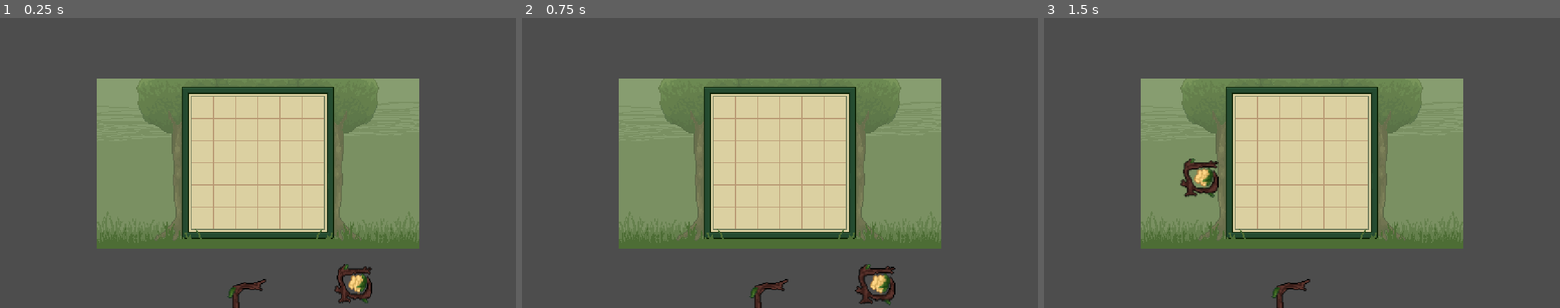
Above: before the commit, frames 1-3 (left to right).
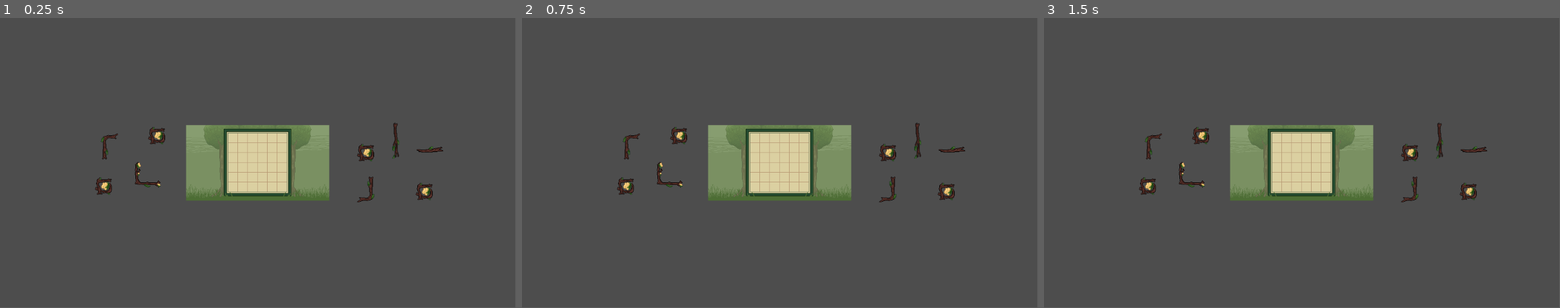
Above: after the commit, the same moments.

Repository: AlexReidNZ/Into-The-Pixie-Kingdom
Game: Godot game, scene res://Scenes/Puzzle/puzzle.tscn
Same seed, same stepped clock (60 frames per second), same inputs: the game is played once before the commit and once after it.
Inputs (mouse positions are in pixels of both pictures, inside the frame that each line leads up to):
- Up to frame 1 (0.25 s): no input
- Up to frame 2 (0.75 s): tap Enter (ui_accept) at 0.5 s; move the mouse to (872, 284) at 0.52 s; press the mouse at (872, 284) at 0.53 s; hold Right (move_right) from 0.53 s (still down)
- Up to frame 3 (1.5 s): keep holding Right (move_right); tap Space (jump) at 0.77 s; tap Enter (ui_accept) at 1.25 s; move the mouse to (1198, 177) at 1.27 s; release the mouse at (1198, 177) at 1.28 s; tap R (rotate puzzle piece) at 1.35 s
In our replay, the window is 800x450 before the commit and 799x449 after it. These sizes can differ from the game's own. Grey fills any space a smaller window leaves; there, only what the larger window draws over its background counts as a difference.

The runs differ from the first frame. In frame 1, 36% of the frame differs, in the area x 18-86%, y 20-100%; in frame 2, 36%; in frame 3, 35%.

Commit message:
chore: set window size

Diff:
--- a/project.godot
+++ b/project.godot
@@ -23,12 +23,7 @@
 
 [display]
 
-window/size/viewport_width=512
-window/size/viewport_height=288
-window/size/window_width_override=1280
-window/size/window_height_override=720
-window/stretch/mode="viewport"
-window/stretch/aspect="keep_height"
+window/size/resizable=false
 
 [dotnet]
 
